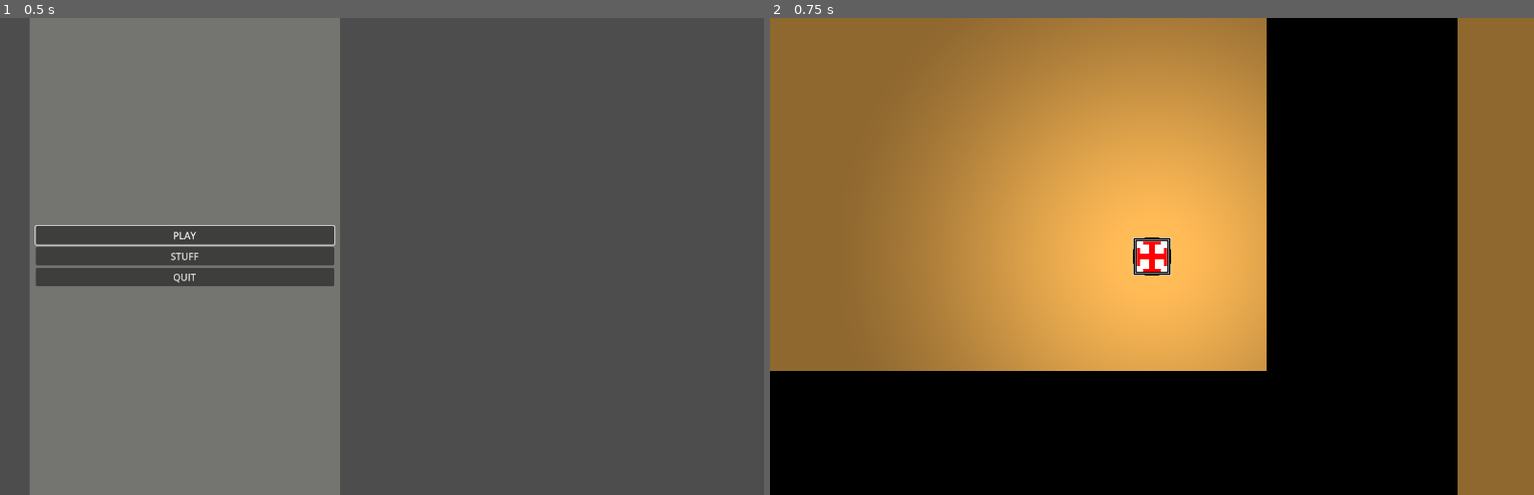
Above: before the commit, frames 1-2 (left to right).
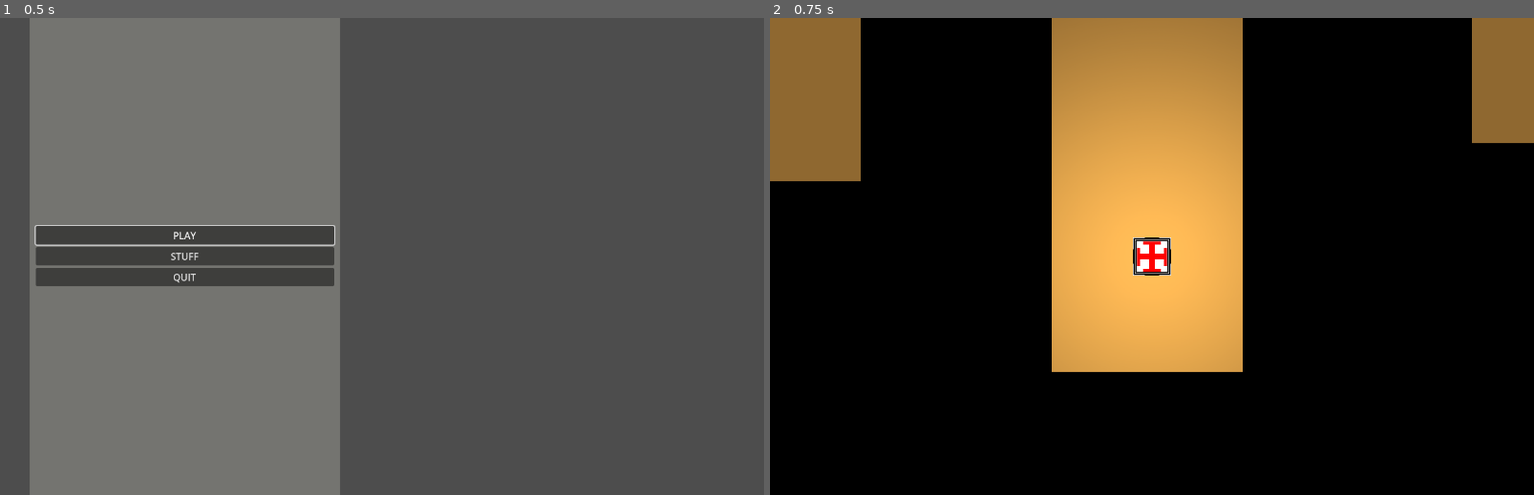
Above: after the commit, the same moments.

Repository: Graunder/ggj24
Game: Godot game, scene res://Assets/Scenes/main.tscn
Two runs of this game, one before a commit and one after it. Both use one fixed random seed, a clock stepped at 60 frames per second and the inputs below.
Inputs:
- Up to frame 1 (0.5 s): no input
- Up to frame 2 (0.75 s): click "PLAY" at 0.5 s

Frame 1 is identical in both runs. In frame 2, 33% of the frame differs, in the area x 0-100%, y 0-100%.

Commit message:
changes origin for level

Diff:
--- a/Assets/Scenes/Levels/DEV_Level.tscn
+++ b/Assets/Scenes/Levels/DEV_Level.tscn
@@ -16,172 +16,173 @@
 [node name="Cover" type="Node" parent="."]
 
 [node name="Sprite2D" type="Sprite2D" parent="Cover"]
-position = Vector2(350, 73.5)
+position = Vector2(-330, -244)
 scale = Vector2(3.90625, 14.8594)
 texture = ExtResource("2_x80jg")
 
 [node name="Sprite2D2" type="Sprite2D" parent="Cover"]
-position = Vector2(-1050, 1289.5)
+position = Vector2(-1730, 972)
 scale = Vector2(47.6563, 32.8594)
 texture = ExtResource("2_x80jg")
 
 [node name="Sprite2D3" type="Sprite2D" parent="Cover"]
-position = Vector2(1802, 1257.5)
+position = Vector2(1122, 940)
 scale = Vector2(53.5312, 22.1094)
 texture = ExtResource("2_x80jg")
 
 [node name="Sprite2D4" type="Sprite2D" parent="Cover"]
-position = Vector2(1030, -102.5)
+position = Vector2(350, -420)
 scale = Vector2(5.15625, 21.6094)
 texture = ExtResource("2_x80jg")
 
 [node name="Sprite2D5" type="Sprite2D" parent="Cover"]
-position = Vector2(2974, 809.5)
+position = Vector2(2294, 492)
 scale = Vector2(57.6563, 20.1094)
 texture = ExtResource("2_x80jg")
 
 [node name="Sprite2D6" type="Sprite2D" parent="Cover"]
-position = Vector2(2658, -16.0001)
+position = Vector2(1978, -333.5)
 scale = Vector2(4.34375, 7.09375)
 texture = ExtResource("2_x80jg")
 
 [node name="Sprite2D7" type="Sprite2D" parent="Cover"]
-position = Vector2(4047, 288.5)
+position = Vector2(3367, -29)
 scale = Vector2(39.4375, 6.51563)
 texture = ExtResource("2_x80jg")
 
 [node name="Sprite2D8" type="Sprite2D" parent="Cover"]
-position = Vector2(4553.5, -937.5)
+position = Vector2(3873.5, -1255)
 scale = Vector2(23.6094, 33.3906)
 texture = ExtResource("2_x80jg")
 
 [node name="Sprite2D9" type="Sprite2D" parent="Cover"]
-position = Vector2(3676, -1992.5)
+position = Vector2(2996, -2310)
 scale = Vector2(35.7813, 34.3594)
 texture = ExtResource("2_x80jg")
 
 [node name="Sprite2D10" type="Sprite2D" parent="Cover"]
-position = Vector2(2667.5, -798.5)
+position = Vector2(1987.5, -1116)
 scale = Vector2(4.26562, 5.73438)
 texture = ExtResource("2_x80jg")
 
 [node name="Sprite2D11" type="Sprite2D" parent="Cover"]
-position = Vector2(2325.5, -1789.5)
+position = Vector2(1645.5, -2107)
 scale = Vector2(13.6094, 9.07813)
 texture = ExtResource("2_x80jg")
 
 [node name="Sprite2D12" type="Sprite2D" parent="Cover"]
-position = Vector2(995, -2952.5)
+position = Vector2(315, -3270)
 scale = Vector2(4.28125, 15.2344)
 texture = ExtResource("2_x80jg")
 
 [node name="Sprite2D13" type="Sprite2D" parent="Cover"]
-position = Vector2(2287, -3261)
+position = Vector2(1607, -3578.5)
 scale = Vector2(44.6563, 5.59375)
 texture = ExtResource("2_x80jg")
 
 [node name="Sprite2D14" type="Sprite2D" parent="Cover"]
-position = Vector2(3073, -3865)
+position = Vector2(2393, -4182.5)
 scale = Vector2(29.0938, 16.6563)
 texture = ExtResource("2_x80jg")
 
 [node name="Sprite2D15" type="Sprite2D" parent="Cover"]
-position = Vector2(3382, -5443.5)
+position = Vector2(2702, -5761)
 scale = Vector2(29.0312, 35.1094)
 texture = ExtResource("2_x80jg")
 
 [node name="Sprite2D16" type="Sprite2D" parent="Cover"]
-position = Vector2(668, -6177)
+position = Vector2(-12, -6494.5)
 scale = Vector2(59.1875, 12.1875)
 texture = ExtResource("2_x80jg")
 
 [node name="Sprite2D17" type="Sprite2D" parent="Cover"]
-position = Vector2(-738, -5834.5)
+position = Vector2(-1418, -6152)
 scale = Vector2(28.1562, 22.8906)
 texture = ExtResource("2_x80jg")
 
 [node name="Sprite2D18" type="Sprite2D" parent="Cover"]
-position = Vector2(-1512.5, -3812.5)
+position = Vector2(-2192.5, -4130)
 scale = Vector2(22.2031, 41.9219)
 texture = ExtResource("2_x80jg")
 
 [node name="Sprite2D19" type="Sprite2D" parent="Cover"]
-position = Vector2(-2114, -1010.5)
+position = Vector2(-2794, -1328)
 scale = Vector2(25.125, 48.1719)
 texture = ExtResource("2_x80jg")
 
 [node name="Sprite2D20" type="Sprite2D" parent="Cover"]
-position = Vector2(-1857, -272.5)
+position = Vector2(-2537, -590)
 scale = Vector2(33.1563, 25.1094)
 texture = ExtResource("2_x80jg")
 
 [node name="Sprite2D21" type="Sprite2D" parent="Cover"]
-position = Vector2(1597.5, -5670)
+position = Vector2(917.5, -5987.5)
 scale = Vector2(5.42187, 6.46875)
 texture = ExtResource("2_x80jg")
 
 [node name="Sprite2D22" type="Sprite2D" parent="Cover"]
-position = Vector2(1600, -4613)
+position = Vector2(920, -4930.5)
 scale = Vector2(5.5, 15.3125)
 texture = ExtResource("2_x80jg")
 
 [node name="Sprite2D23" type="Sprite2D" parent="Cover"]
-position = Vector2(839.5, -4100.5)
+position = Vector2(159.5, -4418)
 scale = Vector2(19.2656, 9.14062)
 texture = ExtResource("2_x80jg")
 
 [node name="Sprite2D24" type="Sprite2D" parent="Cover"]
-position = Vector2(25.5, -4576)
+position = Vector2(-654.5, -4893.5)
 scale = Vector2(14.1719, 4.28125)
 texture = ExtResource("2_x80jg")
 
 [node name="Sprite2D25" type="Sprite2D" parent="Cover"]
-position = Vector2(354, -4509)
+position = Vector2(-326, -4826.5)
 scale = Vector2(3.90625, 6.375)
 texture = ExtResource("2_x80jg")
 
 [node name="Sprite2D26" type="Sprite2D" parent="Cover"]
-position = Vector2(-214.5, -2733)
+position = Vector2(-894.5, -3050.5)
 scale = Vector2(21.3594, 8.1875)
 texture = ExtResource("2_x80jg")
 
 [node name="Sprite2D27" type="Sprite2D" parent="Cover"]
-position = Vector2(349, -3186.5)
+position = Vector2(-331, -3504)
 scale = Vector2(3.75, 7.70313)
 texture = ExtResource("2_x80jg")
 
 [node name="Sprite2D28" type="Sprite2D" parent="Cover"]
-position = Vector2(181.5, -1294)
+position = Vector2(-498.5, -1611.5)
 scale = Vector2(8.98437, 14.875)
 texture = ExtResource("2_x80jg")
 
 [node name="Sprite2D29" type="Sprite2D" parent="Cover"]
-position = Vector2(-208, -938.5)
+position = Vector2(-888, -1256)
 scale = Vector2(6.65625, 3.76563)
 texture = ExtResource("2_x80jg")
 
 [node name="Sprite2D30" type="Sprite2D" parent="Cover"]
-position = Vector2(-263.5, -1919)
+position = Vector2(-943.5, -2236.5)
 scale = Vector2(11.1094, 5.1875)
 texture = ExtResource("2_x80jg")
 
 [node name="Sprite2D31" type="Sprite2D" parent="Cover"]
-position = Vector2(1183, -1797.5)
+position = Vector2(503, -2115)
 scale = Vector2(10, 9.42188)
 texture = ExtResource("2_x80jg")
 
 [node name="Sprite2D32" type="Sprite2D" parent="Cover"]
-position = Vector2(1030.5, -1359)
+position = Vector2(350.5, -1676.5)
 scale = Vector2(5.23437, 5.65625)
 texture = ExtResource("2_x80jg")
 
 [node name="Sprite2D" type="Sprite2D" parent="."]
 z_index = -1
-position = Vector2(1247, -3482)
+position = Vector2(567, -3799.5)
 scale = Vector2(183.219, 162.641)
 texture = ExtResource("1_kimwi")
 
 [node name="TileMap" type="TileMap" parent="."]
+position = Vector2(-680, -317.5)
 tile_set = SubResource("TileSet_5y52j")
 format = 2
 layer_0/tile_data = PackedInt32Array(524296, 2, 65536, 524297, 2, 65536, 524298, 2, 65536, 524299, 2, 65536, 524300, 2, …(16673 unchanged characters)…
